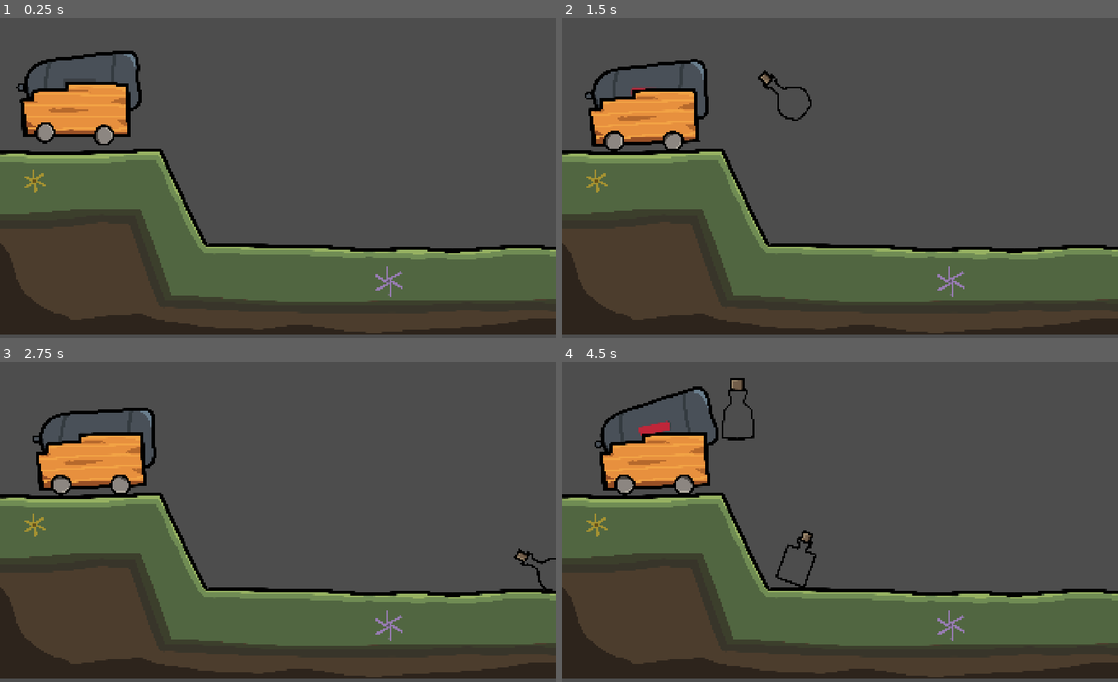
Above: before the commit, frames 1-4 (two rows, left to right).
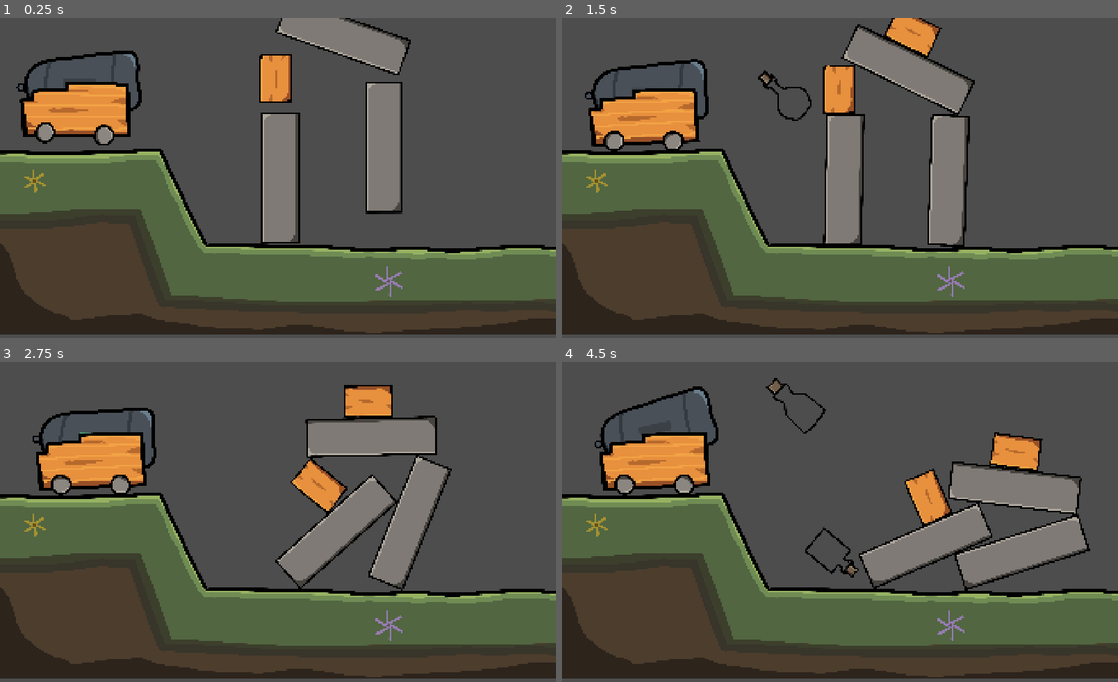
Above: after the commit, the same moments.

Repository: SuperNinjaCat5/Loose-Cannon
Game: Godot game, scene res://scenes/main.tscn
Two runs of this game, one before a commit and one after it. Both use one fixed random seed, a clock stepped at 60 frames per second and the inputs below.
Inputs:
- Up to frame 1 (0.25 s): no input
- Up to frame 2 (1.5 s): hold D (Right) 0.53-1.28 s; hold Space (Interact) 0.53-1.28 s; hold S (Down) from 1.28 s (still down); tap Space (Interact) at 1.35 s
- Up to frame 3 (2.75 s): release S (Down) at 2.03 s; hold D (Right) from 2.03 s (still down); hold Space (Interact) from 2.03 s (still down)
- Up to frame 4 (4.5 s): release D (Right) at 2.78 s; release Space (Interact) at 2.78 s; hold W (Up) 2.78-3.53 s; tap Space (Interact) at 2.85, 4.35 s; hold Space (Interact) 3.53-4.28 s; hold A (Left) from 3.53 s (still down)

The runs differ from the first frame. In frame 1, 8.5% of the frame differs, in the area x 46-74%, y 0-71%; in frame 2, 9.7%; in frame 3, 9.9%; in frame 4, 11%, in the area x 13-95%, y 5-72%.

Commit message:
Add loss and potions breaking

Diff:
--- a/project.godot
+++ b/project.godot
@@ -14,6 +14,10 @@
 run/main_scene="uid://bajy5hhp0n65q"
 config/features=PackedStringArray("4.7", "Forward Plus")
 config/icon="res://icon.svg"
+
+[autoload]
+
+GameManager="*uid://cwikrfv5iswk7"
 
 [display]
 
--- a/scenes/cart.tscn
+++ b/scenes/cart.tscn
@@ -62,6 +62,7 @@
 show_percentage = false
 
 [node name="Cannon_Cooldown" type="Timer" parent="Cannon_Joint/Cannon" unique_id=107995014]
+wait_time = 0.1
 one_shot = true
 
 [node name="Body" type="RigidBody2D" parent="." unique_id=1403721947]
--- /dev/null
+++ b/scenes/interactable_objects/stone_short.tscn
@@ -0,0 +1,16 @@
+[gd_scene format=3 uid="uid://dyl2vvnekje5v"]
+
+[ext_resource type="Texture2D" uid="uid://bxuyremjvassn" path="res://assets/stone_short.png" id="1_djhel"]
+
+[sub_resource type="RectangleShape2D" id="RectangleShape2D_jljl1"]
+size = Vector2(108, 165)
+
+[node name="stone_short" type="RigidBody2D" unique_id=2035342304]
+
+[node name="sprite" type="Sprite2D" parent="." unique_id=1641110325]
+scale = Vector2(0.25, 0.25)
+texture = ExtResource("1_djhel")
+
+[node name="collision_shape" type="CollisionShape2D" parent="." unique_id=1509279709]
+position = Vector2(0, -0.5)
+shape = SubResource("RectangleShape2D_jljl1")
--- /dev/null
+++ b/scenes/interactable_objects/stone_tall.tscn
@@ -0,0 +1,16 @@
+[gd_scene format=3 uid="uid://da1il0xxv6ync"]
+
+[ext_resource type="Texture2D" uid="uid://dxoxvl4oskhh0" path="res://assets/stone_tall.png" id="1_8ml0w"]
+
+[sub_resource type="RectangleShape2D" id="RectangleShape2D_jljl1"]
+size = Vector2(128, 441)
+
+[node name="stone_tall" type="RigidBody2D" unique_id=2035342304]
+
+[node name="sprite" type="Sprite2D" parent="." unique_id=1641110325]
+scale = Vector2(0.25, 0.25)
+texture = ExtResource("1_8ml0w")
+
+[node name="collision_shape" type="CollisionShape2D" parent="." unique_id=1509279709]
+position = Vector2(0, -0.5)
+shape = SubResource("RectangleShape2D_jljl1")
--- /dev/null
+++ b/scenes/interactable_objects/wood_short.tscn
@@ -0,0 +1,16 @@
+[gd_scene format=3 uid="uid://j0jcopj642t2"]
+
+[ext_resource type="Texture2D" uid="uid://bwx3hytju38b5" path="res://assets/wood_short.png" id="1_espys"]
+
+[sub_resource type="RectangleShape2D" id="RectangleShape2D_jljl1"]
+size = Vector2(112.5, 165)
+
+[node name="wood_short" type="RigidBody2D" unique_id=2035342304]
+
+[node name="sprite" type="Sprite2D" parent="." unique_id=1641110325]
+scale = Vector2(0.25, 0.25)
+texture = ExtResource("1_espys")
+
+[node name="collision_shape" type="CollisionShape2D" parent="." unique_id=1509279709]
+position = Vector2(0.25, -0.5)
+shape = SubResource("RectangleShape2D_jljl1")
--- /dev/null
+++ b/scenes/interactable_objects/wood_tall.tscn
@@ -0,0 +1,16 @@
+[gd_scene format=3 uid="uid://b78j2t2hl80uw"]
+
+[ext_resource type="Texture2D" uid="uid://ocp3p0ign7br" path="res://assets/wood_tall.png" id="1_v6d3e"]
+
+[sub_resource type="RectangleShape2D" id="RectangleShape2D_jljl1"]
+size = Vector2(137, 447)
+
+[node name="wood_tall" type="RigidBody2D" unique_id=2035342304]
+
+[node name="sprite" type="Sprite2D" parent="." unique_id=1641110325]
+scale = Vector2(0.25, 0.25)
+texture = ExtResource("1_v6d3e")
+
+[node name="collision_shape" type="CollisionShape2D" parent="." unique_id=1509279709]
+position = Vector2(-0.5, 0.5)
+shape = SubResource("RectangleShape2D_jljl1")
--- a/scenes/levels/level_test.tscn
+++ b/scenes/levels/level_test.tscn
@@ -17,6 +17,7 @@
 monitorable = false
 
 [node name="Boundtangle" type="CollisionShape2D" parent="Level_Bounds" unique_id=817146254]
+visible = false
 position = Vector2(1778.5, -1111.5)
 shape = SubResource("RectangleShape2D_jljl1")
 disabled = true
--- a/scenes/main.tscn
+++ b/scenes/main.tscn
@@ -2,6 +2,9 @@
 
 [ext_resource type="PackedScene" uid="uid://ca04ssjgs72qv" path="res://scenes/cart.tscn" id="1_o5qli"]
 [ext_resource type="PackedScene" uid="uid://u4vhlxxdukoy" path="res://scenes/levels/level_test.tscn" id="3_jyhfs"]
+[ext_resource type="PackedScene" uid="uid://da1il0xxv6ync" path="res://scenes/interactable_objects/stone_tall.tscn" id="3_tbgi4"]
+[ext_resource type="PackedScene" uid="uid://j0jcopj642t2" path="res://scenes/interactable_objects/wood_short.tscn" id="4_tefeu"]
+[ext_resource type="Script" uid="uid://bi3m7n24p3ykt" path="res://scripts/loss_win_label.gd" id="5_tbgi4"]
 
 [node name="main" type="Node" unique_id=1885324265]
 
@@ -9,3 +12,27 @@
 
 [node name="cart" parent="." unique_id=36557850 instance=ExtResource("1_o5qli")]
 position = Vector2(-685, -468)
+
+[node name="stone_tall" parent="." unique_id=2035342304 instance=ExtResource("3_tbgi4")]
+position = Vector2(8, -242)
+
+[node name="stone_tall2" parent="." unique_id=1291771845 instance=ExtResource("3_tbgi4")]
+position = Vector2(358, -346)
+
+[node name="wood_short" parent="." unique_id=544821570 instance=ExtResource("4_tefeu")]
+position = Vector2(-7, -579)
+
+[node name="stone_tall3" parent="." unique_id=746294904 instance=ExtResource("3_tbgi4")]
+position = Vector2(220.99998, -721)
+rotation = -1.235092
+
+[node name="wood_short2" parent="." unique_id=948945944 instance=ExtResource("4_tefeu")]
+position = Vector2(213.99988, -1023.0001)
+rotation = -1.5869275
+
+[node name="Label" type="Label" parent="." unique_id=339937274]
+offset_left = -555.0
+offset_top = -578.0
+offset_right = 533.0
+offset_bottom = 177.0
+script = ExtResource("5_tbgi4")
--- a/scenes/potion.tscn
+++ b/scenes/potion.tscn
@@ -1,8 +1,13 @@
 [gd_scene format=3 uid="uid://yfhdegpykn3e"]
 
+[ext_resource type="Script" uid="uid://1itcd2warlge" path="res://scripts/potionRB.gd" id="1_le10y"]
 [ext_resource type="Texture2D" uid="uid://c1638t8ttvc40" path="res://assets/bottles/sprites/bottle6.png" id="1_ym5ma"]
 
 [node name="potion" type="RigidBody2D" unique_id=1379676203]
+contact_monitor = true
+max_contacts_reported = 3
+script = ExtResource("1_le10y")
+break_speed = 450
 
 [node name="sprite" type="Sprite2D" parent="." unique_id=160720966]
 scale = Vector2(0.25, 0.25)
@@ -14,7 +19,8 @@
 
 [node name="Bottle2" type="CollisionPolygon2D" parent="." unique_id=1971202232]
 visible = false
-polygon = PackedVector2Array(-23, -102, 24, -102, 20, -69, 34, -66, 31, -14, 50, 6, 57, 104, -57, 100, -51, 5, -33, -17, -32, -67, -21, -66, -26, -58, -24, -41, -21, -32, -21, -17, -45, 9, -49, 93, -1, 95, 49, 90, 42, 9, 19, -19, 21, -41, 27, -51, 25, -61, -19, -60)
+position = Vector2(2.2331538, -8.711004)
+polygon = PackedVector2Array(-25.233154, -93.288994, 21.766846, -93.288994, 17.766846, -60.288994, 31.766846, -57.288994, 28.766846, -5.2889957, 47.766846, 14.711004, 54.766846, 112.711006, -59.233154, 108.711006, -53.233154, 13.711004, -35.233154, -8.288996, -34.233154, -58.288994, -21.233154, -57.288994, -28.233154, -49.288994, -26.233154, -32.288994, -23.233154, -23.288996, -23.233154, -8.288996, -47.233154, 17.711004, -51.233154, 101.711006, -3.2331538, 103.711006, 46.766846, 98.711006, 39.766846, 17.711004, 16.766846, -10.288996, 18.766846, -32.288994, 24.766846, -42.288994, 22.766846, -52.288994, -21.233154, -51.288994)
 disabled = true
 
 [node name="Bottle3" type="CollisionPolygon2D" parent="." unique_id=531313992]
@@ -33,6 +39,10 @@
 disabled = true
 
 [node name="Bottle6" type="CollisionPolygon2D" parent="." unique_id=1231240951]
-visible = false
 polygon = PackedVector2Array(-3, -108, 12, -106, 24, -98, 26, -83, 29, -73, 32, -49, 24, -45, 23, -15, 64, 86, 63, 94,  …(238 unchanged characters)…
 disabled = true
+
+[node name="Orb_Canvas_Group" type="CanvasGroup" parent="." unique_id=1772991988]
+position = Vector2(0, 30)
+
+[connection signal="body_entered" from="." to="." method="_on_body_entered"]
--- a/scripts/cart.gd
+++ b/scripts/cart.gd
@@ -81,12 +81,11 @@
 				attempted_aim_dur_cooldown = false
 
 func fire_cannon_ball(power) -> void:
-	if not potion_manager.numberof_potions() > 0:
-		return ####################################LOSE CONDITION TO GAME MANGER HEREEEEE
+	if potion_manager.numberof_potions() == 0:
+		GameManager.level_loss.emit()
+		return
 
 	var potion_data: Potion_Data = potion_manager.yoink_potion(0)
-
-	print(potion_data.sprite_path)
 
 	var potion: RigidBody2D = potion_scene.instantiate()
 
@@ -101,6 +100,7 @@
 	potion_collision_shape.disabled = false
 
 	cannon_rb.add_sibling(potion)
+	potion.potion_data = potion_data
 	potion.global_position = fire_marker.global_position
 	potion.linear_velocity = cannon_rb.global_transform.x * power
 	potion.angular_velocity = power * -0.005
--- /dev/null
+++ b/scripts/game_manager.gd
@@ -0,0 +1,12 @@
+extends Node
+
+signal level_loss
+signal level_win
+func _ready():
+	GameManager.level_loss.connect(_on_level_loss)
+	#GameManager.level_win.connect(_on_level_win)
+
+var score: int = 0
+
+func _on_level_loss():
+	print("YOU LOSS BUMMMM")
--- /dev/null
+++ b/scripts/loss_win_label.gd
@@ -0,0 +1,7 @@
+extends Label
+
+func _ready() -> void:
+	GameManager.level_loss.connect(_on_level_loss)
+
+func _on_level_loss():
+	text = "YOU RAN OUT OF POTIONS"
--- /dev/null
+++ b/scripts/potionRB.gd
@@ -0,0 +1,25 @@
+extends RigidBody2D
+
+#@onready var orb_canvas_group: CanvasGroup = $Orb_Canvas_Group
+#@onready var orb: RigidBody2D = $Orb_Canvas_Group/Orb
+@export var potion_data: Potion_Data = Potion_Data.new()
+
+@export var liquid_fill_percent: float = .5
+var max_orbs: int = 50
+
+@export var break_speed = 100
+
+func _on_body_entered(body: Node) -> void:
+	if linear_velocity.length() >= break_speed:
+		break_bottle(body)
+
+func break_bottle(body: Node):
+	var collision_poly: CollisionPolygon2D = find_child("Bottle" + str(potion_data.sprite_id))
+	collision_poly.set_deferred("disabled", true) # Disable collision
+	var sprite: Sprite2D = find_child("sprite")
+	sprite.visible = false
+
+	apply_effects()
+
+func apply_effects():
+	pass
Binary file added: assets/white_radial_gradient.png
Not shown, added: assets/white_radial_gradient.png.import
Not shown, added: journal-photos/cannon_ball.svg.import
Not shown, added: journal-photos/cart-body.svg.import
Not shown, added: journal-photos/wheel_1.svg.import
Not shown, added: scripts/game_manager.gd.uid
Not shown, added: scripts/loss_win_label.gd.uid
Not shown, added: scripts/potionRB.gd.uid
Not shown, changed: journal.md
